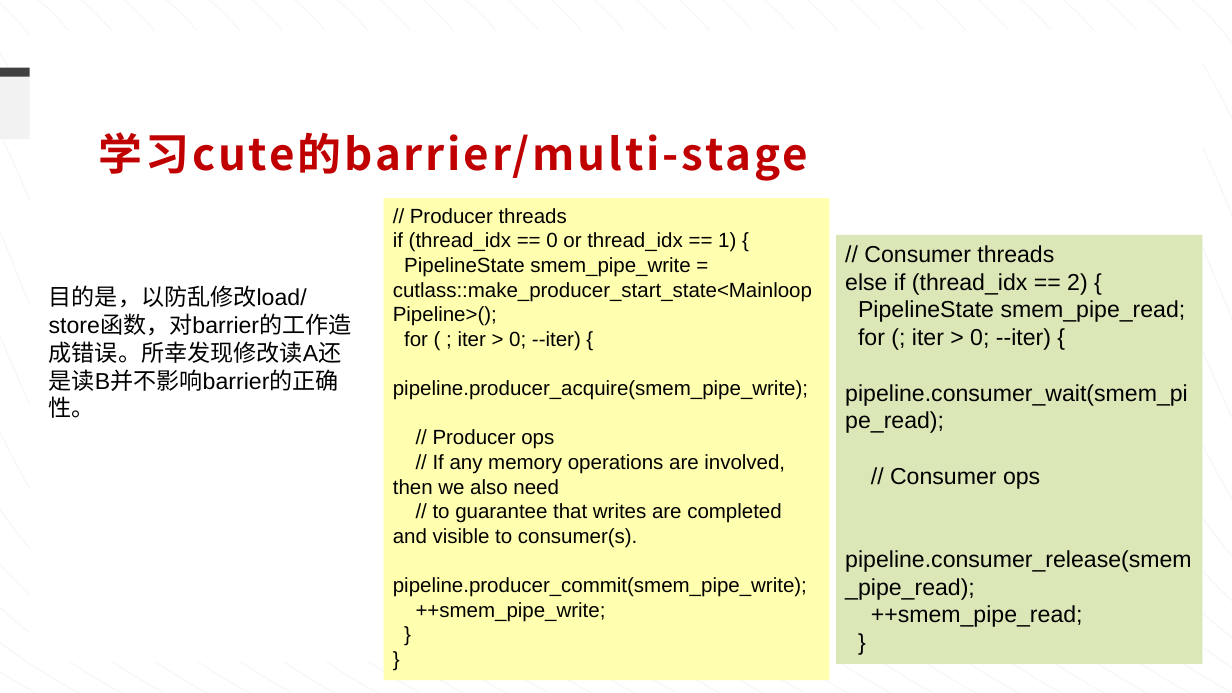
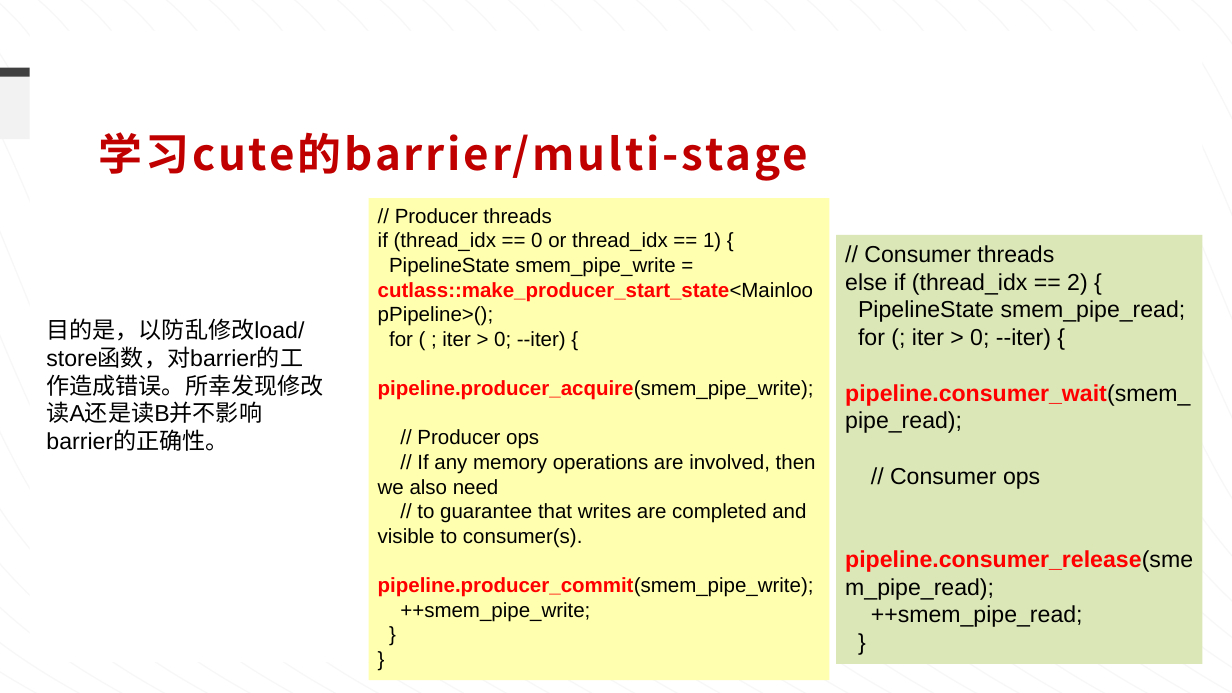
Before and after one commit to ziyuhuang123/dataflow_code, a slide deck: slide 3 of weekly_report/汇报-0823.pptx. Drawn at 1232x693 pixels with LibreOffice and Linux fonts; fonts in the diff are those of the drawing. Boxes give left, top, right and bottom in pixels: in the first picture for what was removed or moved away, otherwise in the second. Text is boxed around its words. In the diff, an @@ line names an element or a change of style, - is before the commit and + after.

```diff
--- a/weekly_report/汇报-0823.pptx
+++ b/weekly_report/汇报-0823.pptx
@@ rectangle "// Producer threads": place and size @@
-rectangle "// Producer threads" at [384, 199, 829, 681]
+rectangle "// Producer threads" at [369, 199, 830, 681]
@@ text in rectangle at [378, 257, 814, 597]: text colour #000000 to #FF0000, bold on in "cutlass::make_producer_start_state<MainloopPipeline>();", "pipeline.producer_acquire(smem_pipe_write);", "pipeline.producer_commit(smem_pipe_write);" @@
@@ text "目的是，以防乱修改load/store函数，对barrier的工作造成错误。所幸发现修改读A还是读B并不影响barrie ..." rewrapped from [49, 285, 352, 418] to [46, 318, 323, 451] @@
@@ text in rectangle at [845, 384, 1193, 600]: text colour #000000 to #FF0000, bold on in "pipeline.consumer_wait(smem_pipe_read);", "pipeline.consumer_release(smem_pipe_read);" @@
```
Also in this commit, not shown: 5 other slides changed, 24 other files.
